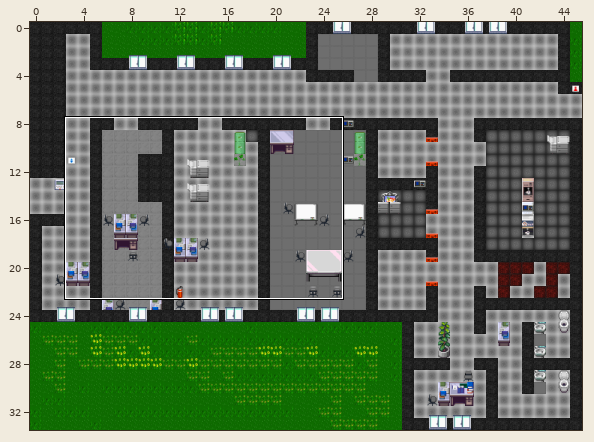
Two states of a Tiled map (JSON), maps/map-digitalhub.json. The picture above shows the old version from afar; the outline marks the close-up.
Close-up. Before the edit:
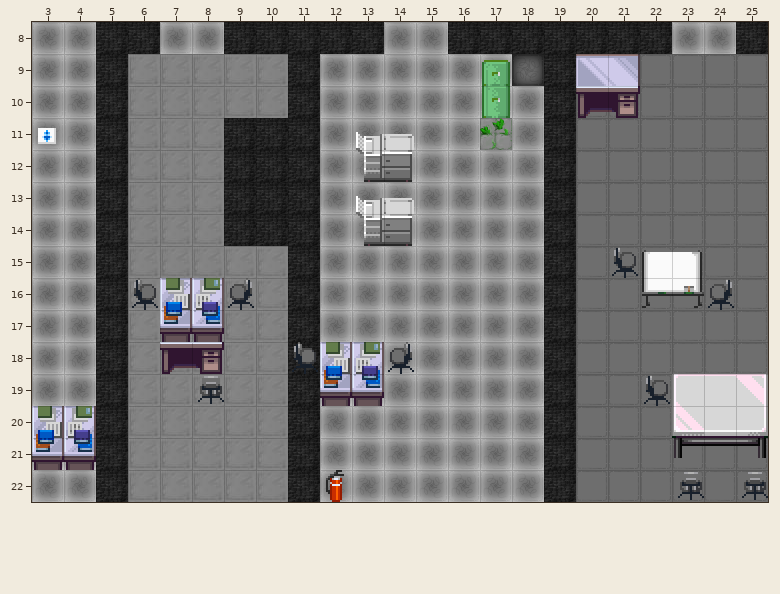
Cells are 32x32 px. Shown: x 3..25, y 8..22.
The same view after the edit:
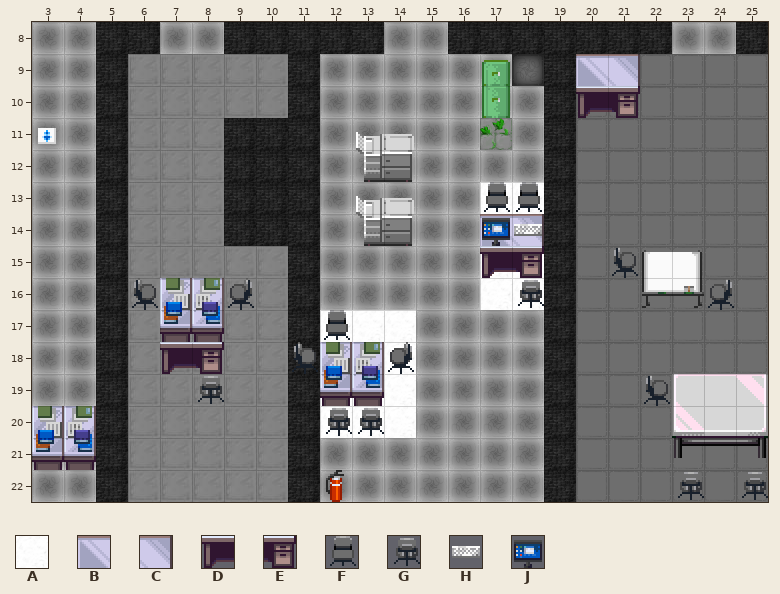
Key: from "floortileset": A 52; from "office_1": B 48, C 49, D 64, E 65, F 112, G 113, H 240, J 242.
_ is an empty cell.
Tiles of an added or newly shown layer are drawn over the layers below it.
Diff:
Layer "openwebsiteMaschinendeck" (added):
y 17: x 12..14 ___ -> AAA
y 18: x 14 _ -> A
y 19..20: x 12..14 ___ -> AAA
Layer "openwebsite_mitl" (added):
y 13: x 17..18 __ -> AA
y 15..16: x 17..18 __ -> AA
Layer "ordi":
y 14: x 17..18 __ -> BC
y 15: x 17..18 __ -> DE
Layer "override":
y 13: x 17..18 __ -> FF
y 14: x 17..18 __ -> JH
y 16: x 18 _ -> G
y 17: x 12 _ -> F
y 20: x 12..13 __ -> GG
